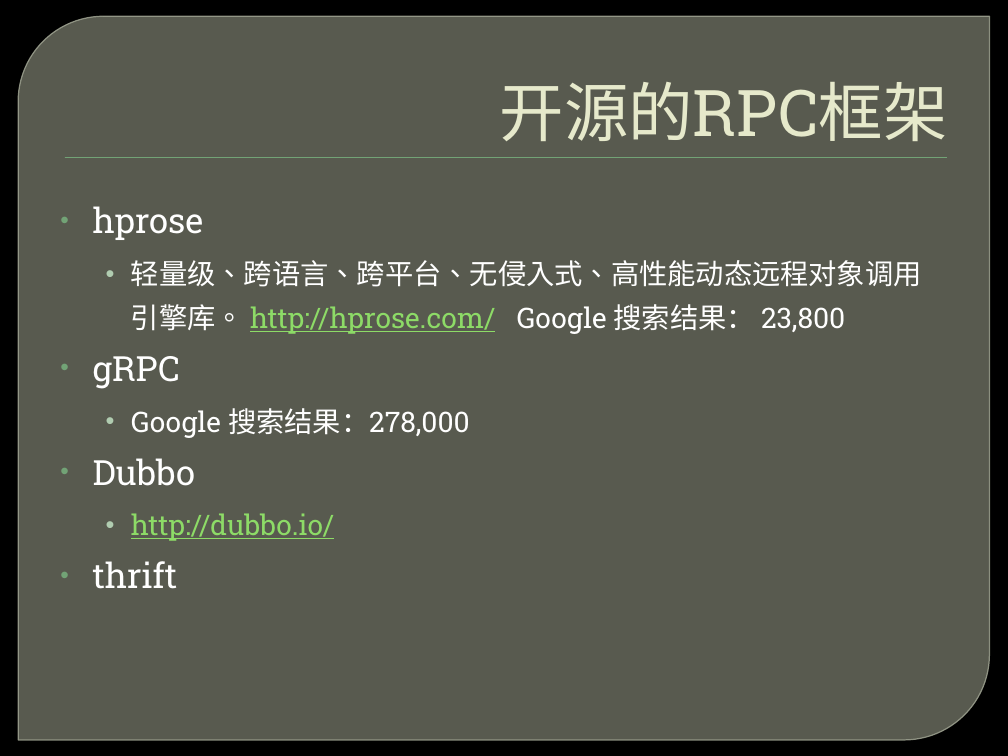
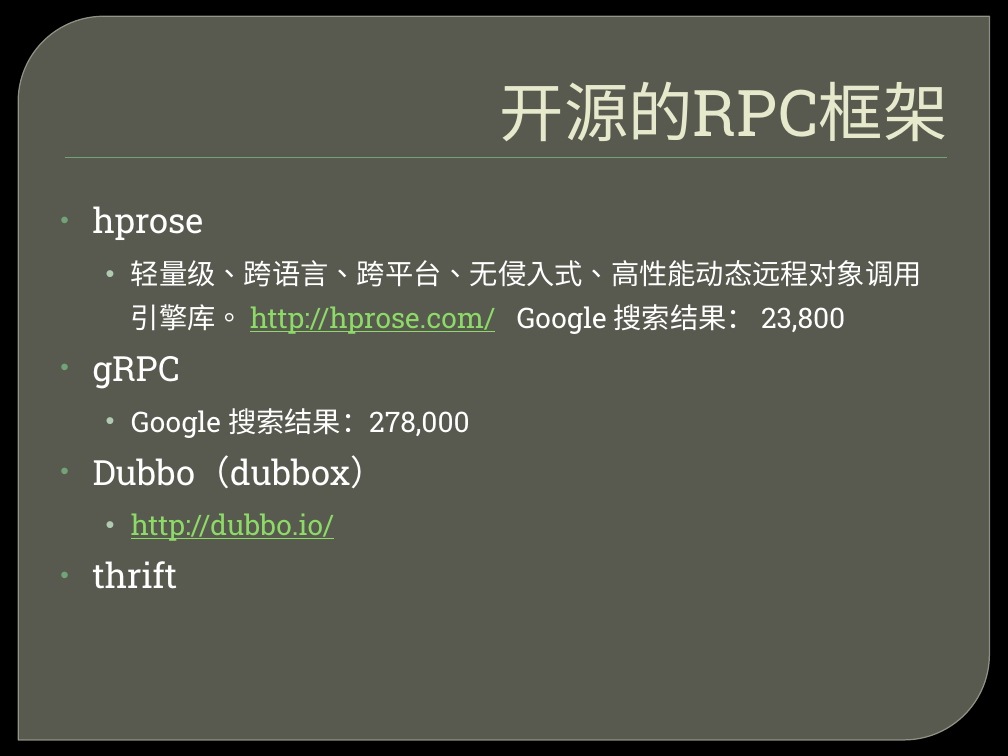
Before and after one commit to ghj1976/lecture, a slide deck: slide 2 of gRPC简介/gRPC简介.pptx. Drawn at 1008x756 pixels with LibreOffice and Linux fonts; fonts in the diff are those of the drawing; background and template pictures are left out. Boxes give left, top, right and bottom in pixels: in the first picture for what was removed or moved away, otherwise in the second. Text is boxed around its words. In the diff, an @@ line names an element or a change of style, - is before the commit and + after.

```diff
--- a/gRPC简介/gRPC简介.pptx
+++ b/gRPC简介/gRPC简介.pptx
@@ text at (93,455,386,488): text changed @@
-• Dubbo
+• Dubbo（dubbox）
```
Also in this commit, not shown: 1 slide added, 1 other file.
